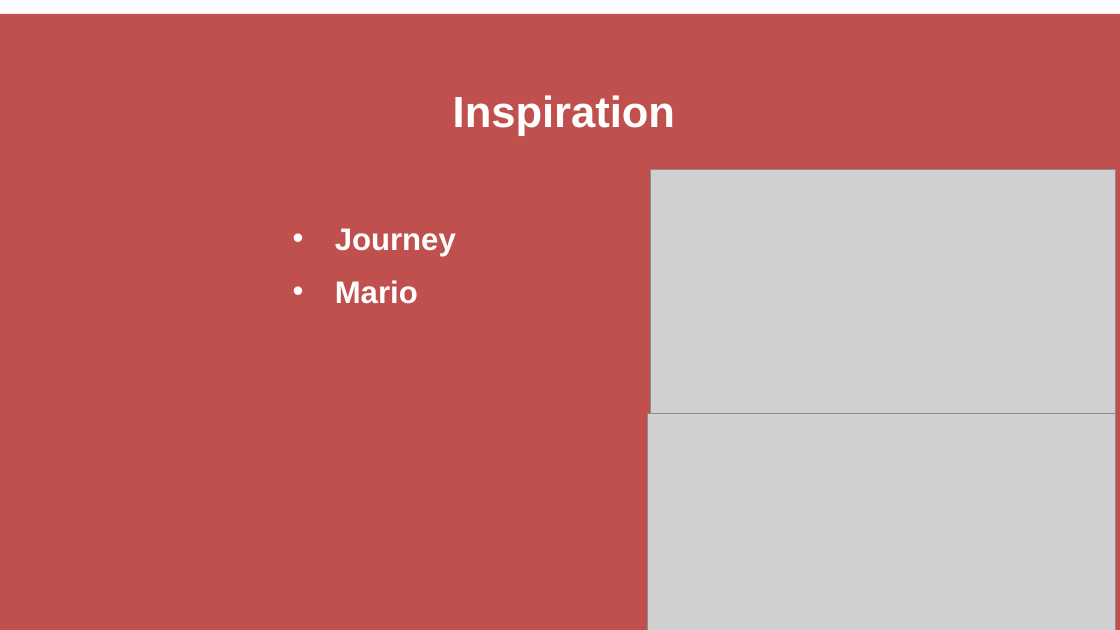
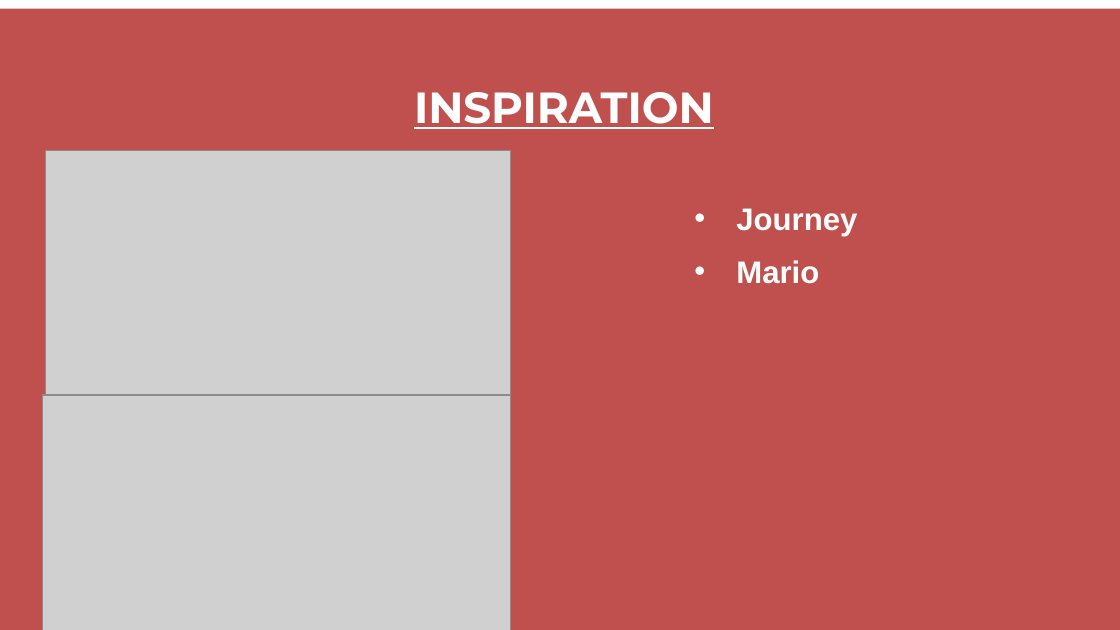
Before and after one commit to LordPet/inf5071_FollowThePills, a slide deck: slide 5 of presentation2.pptx. Drawn at 1120x630 pixels with LibreOffice and Linux fonts; fonts in the diff are those of the drawing; grey boxes stand for pictures. Boxes give left, top, right and bottom in pixels: in the first picture for what was removed or moved away, otherwise in the second. Text is boxed around its words. In the diff, an @@ line names an element or a change of style, - is before the commit and + after.

```diff
--- a/presentation2.pptx
+++ b/presentation2.pptx
@@ rectangle: place and size @@
-rectangle at (0, 13, 1120, 630)
+rectangle at (0, 9, 1120, 630)
@@ text at (414, 92, 714, 129): text changed; font Arial to Montserrat @@
-Inspiration
+INSPIRATION
@@ picture: place and size @@
-picture at (651, 169, 1116, 430)
+picture at (46, 150, 511, 411)
@@ text "Journey": place and size @@
-text "Journey" at (335, 228, 456, 304)
+text "Journey" at (736, 208, 857, 284)
@@ picture: place and size @@
-picture at (647, 413, 1116, 630)
+picture at (43, 395, 511, 630)
```
Also in this commit, not shown: 16 other slides changed, 1 slide added.
